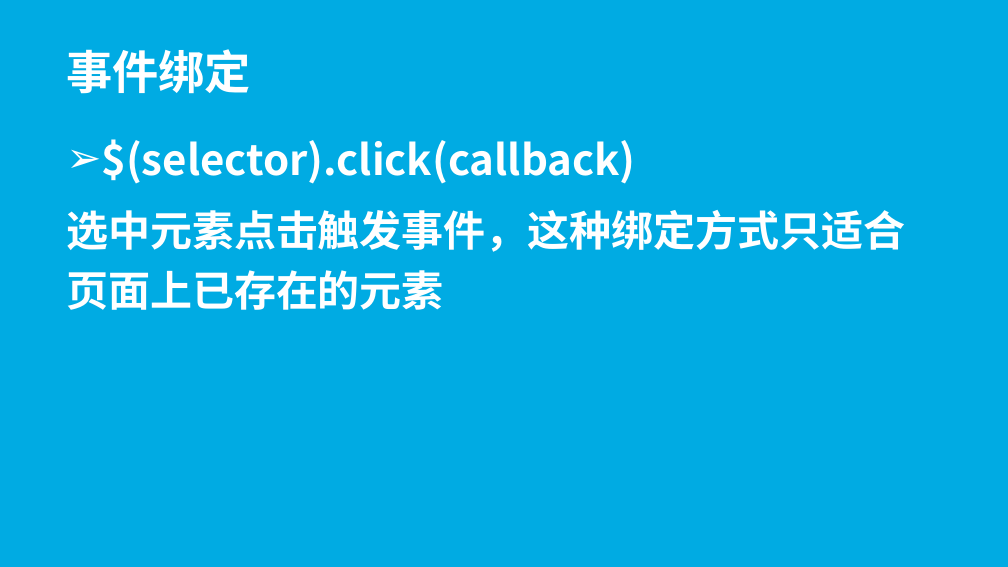
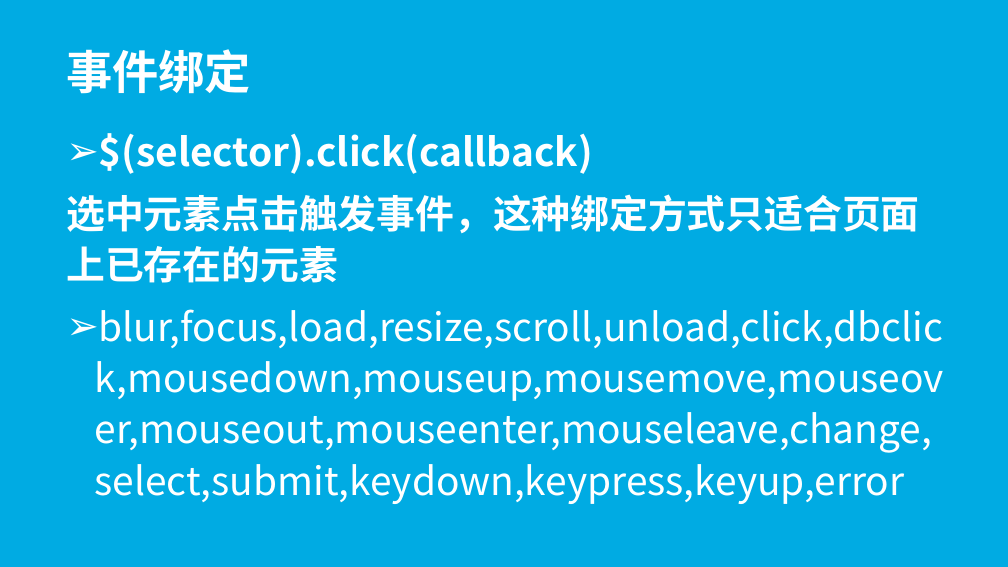
Before and after one commit to wugenshui/ppt, a slide deck: slide 21 of JS/jQuery.pptx. Drawn at 1008x567 pixels with LibreOffice and Linux fonts; fonts in the diff are those of the drawing. Boxes give left, top, right and bottom in pixels: in the first picture for what was removed or moved away, otherwise in the second. Text is boxed around its words. In the diff, an @@ line names an element or a change of style, - is before the commit and + after.

Commit message:
ppt

```diff
--- a/JS/jQuery.pptx
+++ b/JS/jQuery.pptx
@@ subtitle at [66, 133, 920, 283]: size 40 to 37 pt in "$(selector).click(callback)", "选中元素点击触发事件，这种绑定方式只适合页面上已存在的元素"; line spacing 1.2 to 1.1 @@
@@ subtitle at [95, 309, 944, 504]: paragraph added @@
+➢ blur,focus,load,resize,scroll,unload,click,dbclick,mousedown,mouseup,mousemove,mouseover,mouseout,mouseenter,mouseleave,change,select,submit,keydown,keypress,keyup,error
```
Also in this commit, not shown: 1 other slide changed, 2 slides added, 2 slides removed.
